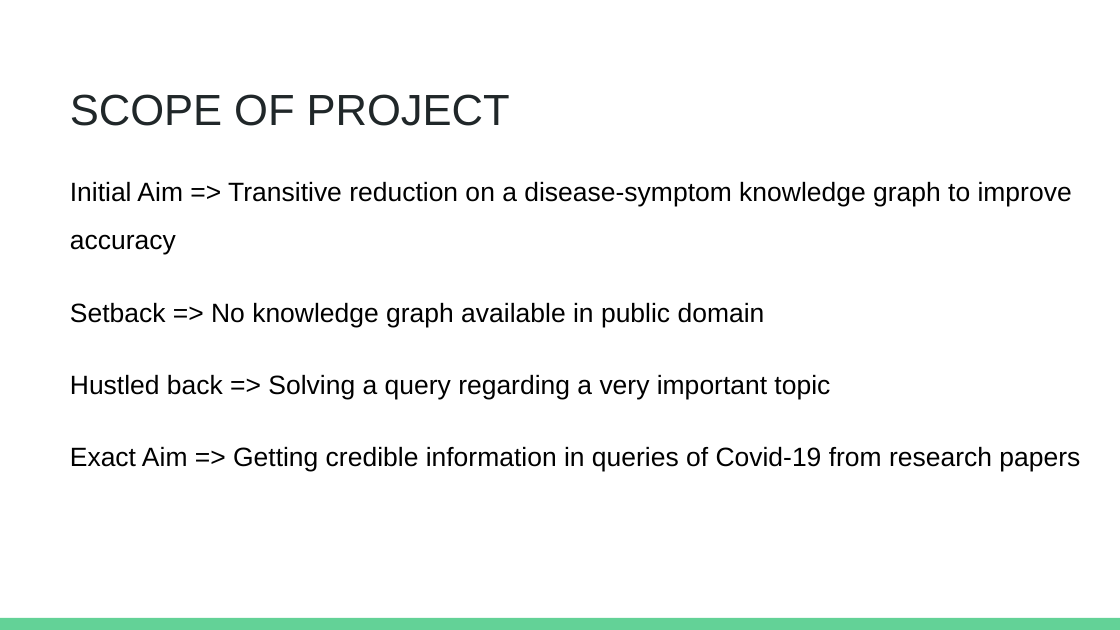
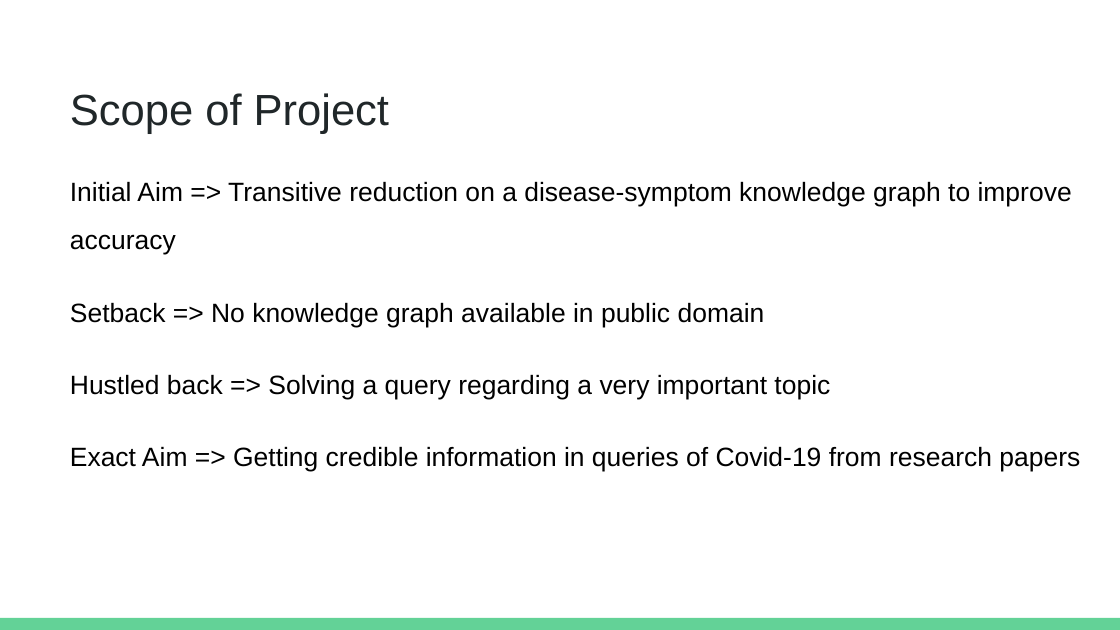
Before and after one commit to lydiatse/cs586, a slide deck: slide 11 of presentation/final_presentation.pptx (slide 10 before the commit). Drawn at 1120x630 pixels with LibreOffice and Linux fonts; fonts in the diff are those of the drawing. Boxes give left, top, right and bottom in pixels: in the first picture for what was removed or moved away, otherwise in the second. Text is boxed around its words. In the diff, an @@ line names an element or a change of style, - is before the commit and + after.

```diff
--- a/presentation/final_presentation.pptx
+++ b/presentation/final_presentation.pptx
@@ title at (70, 93, 389, 134): text changed @@
-SCOPE OF PROJECT
+Scope of Project
```
Also in this commit, not shown: 12 other slides changed, 1 slide added, 1 other file.
